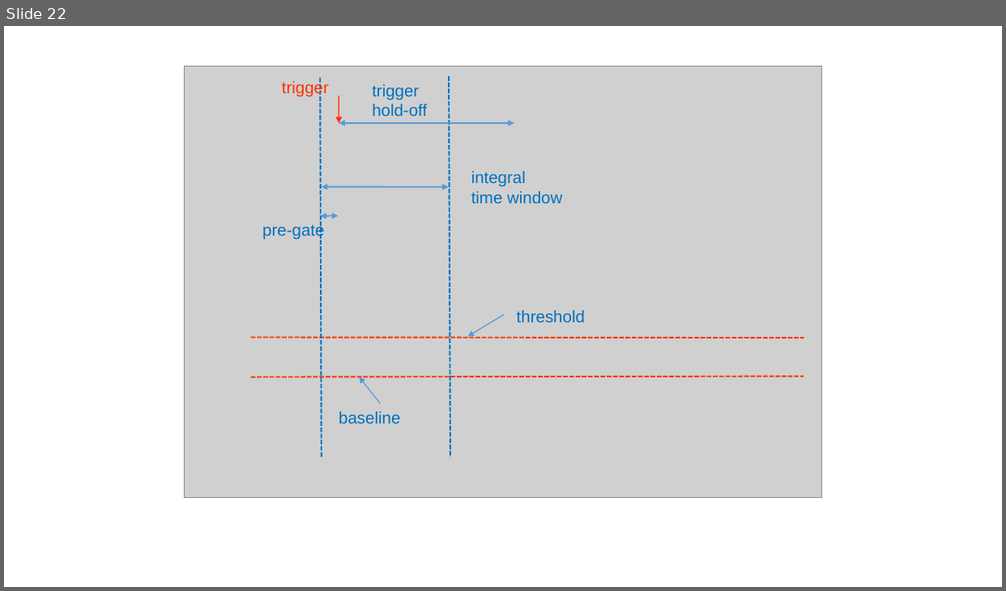
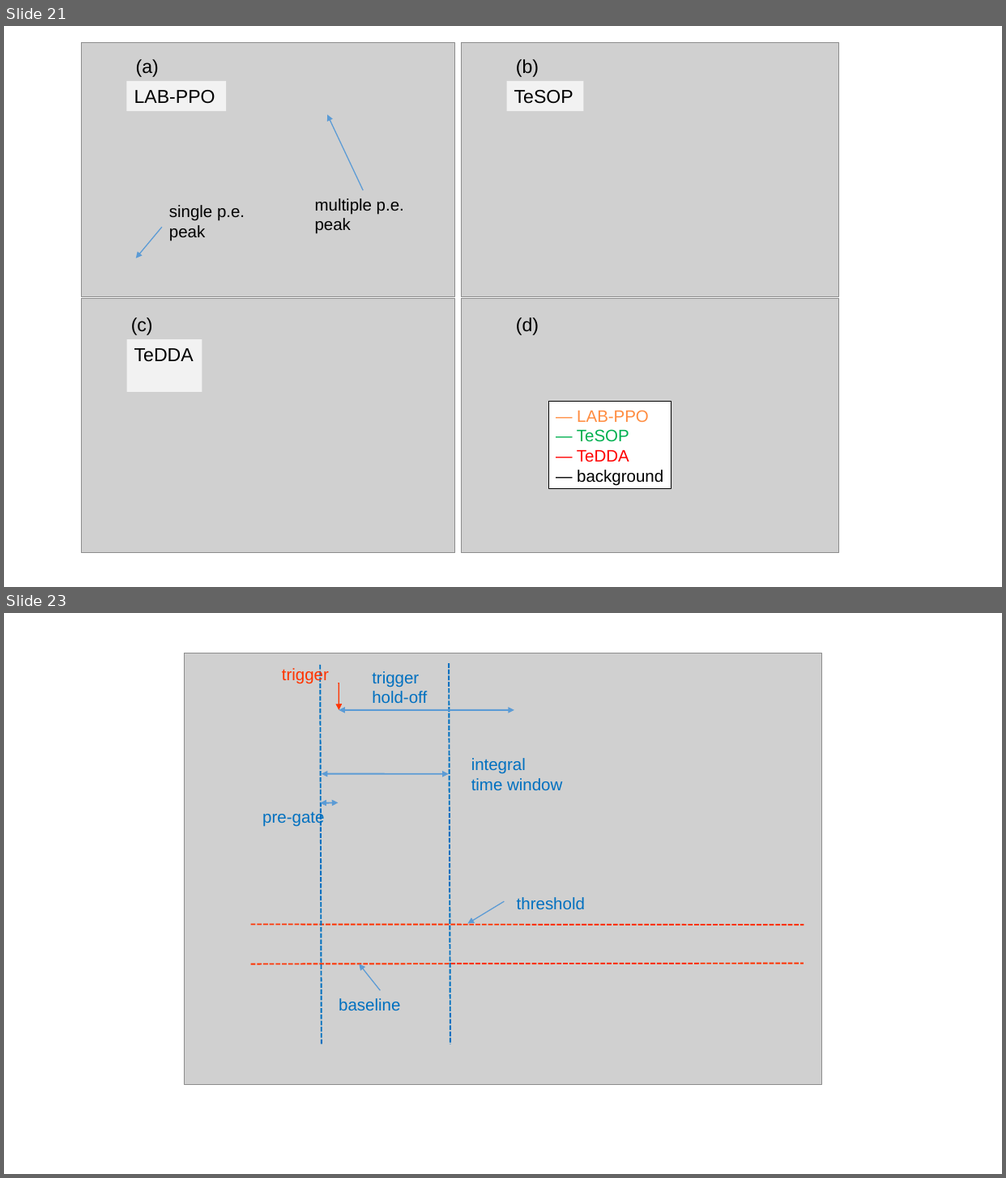
Before and after one commit to jhualberta/thesis, a slide deck: thesisPlots1.ppt. Shown one above the other, each under a label of ours: slide 22 before the commit, slides 21 and 23 after it; the slides between them are not shown. The pictures are 1006x591 and 1006x1178 pixels, drawn with LibreOffice and Linux fonts; fonts in the diff are those of the drawing; grey boxes stand for pictures. Boxes give left, top, right and bottom in pixels: in the first picture for what was removed or moved away, otherwise in the second. Text is boxed around its words. In the diff, an @@ line names an element or a change of style, - is before the commit and + after.

```diff
--- a/thesisPlots1.ppt
+++ b/thesisPlots1.ppt
@@ slide 21 added at box(4, 26, 1002, 587), background #FFFFFF @@
@@ picture added at box(461, 42, 839, 297) @@
@@ text added at box(136, 59, 159, 77), 18 pt, text #000000 @@
+(a)
@@ text added at box(516, 59, 539, 77), 18 pt, text #000000 @@
+(b)
@@ group added at box(81, 42, 454, 297): 2 arrows, 2 texts, 1 picture, 1 rectangle @@
+single p.e. peak
+multiple p.e. peak
+LAB-PPO
@@ rectangle added at box(507, 81, 584, 111), fill #F2F2F2, 18 pt, text #000000 @@
+TeSOP
@@ picture added at box(81, 299, 454, 553) @@
@@ picture added at box(461, 299, 839, 553) @@
@@ rectangle added at box(126, 339, 202, 392), fill #F2F2F2, 18 pt, text #000000 @@
+TeDDA
@@ text added at box(131, 318, 153, 335), 18 pt, text #000000 @@
+(c)
@@ text added at box(516, 318, 539, 335), 18 pt, text #000000 @@
+(d)
@@ rectangle added at box(548, 402, 671, 489), fill #FFFFFF, outline #000000 0.74 pt, 16 pt, text #000000 @@
+— LAB-PPO
+— TeSOP
+— TeDDA
+— background
@@ what was slide 22 is now slide 23 @@
```
Also in this commit, not shown: 1 slide changed, 1 other slide added, 1 slide removed, 19 other files.
